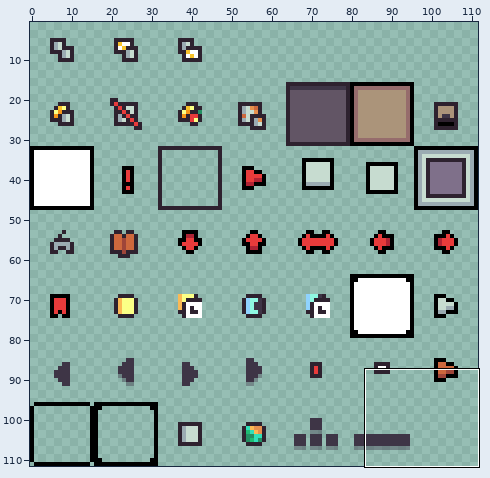
File history of a pixel-art file, Projects/TastyRoad/Assets/Sprites/canvas_UI.aseprite. The picture above shows the old version from afar; the outline marks the close-up.
Close-up. As it was:
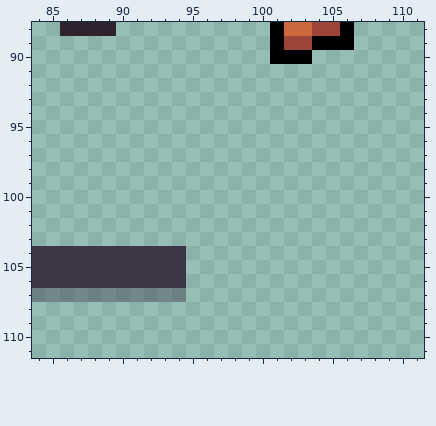
112x112 pixels, 1 frame. Shown: x 84..111, y 88..111. The wide view leaves out empty margins.
After:
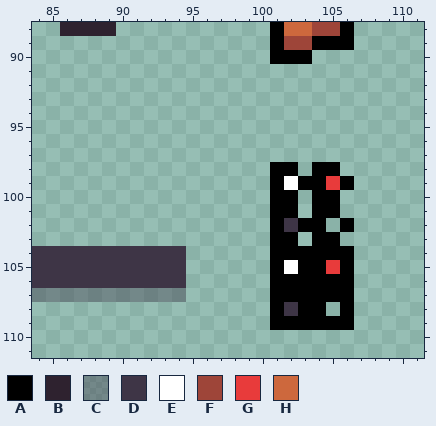
Palette (. is transparent): A #000000  B #2e222f  C #3e354664  D #3e3546  E #ffffff  F #9e4539  G #e83b3b  H #cd683d
Changes in this commit:
Layer "Layer 1":
y 98: x 101..102 .. -> AA; x 104..105 .. -> AA
y 99: x 101..106 ...... -> AEAAGA
y 100..101: x 101..102 .. -> AA; x 104..105 .. -> AA
y 102: x 101..104 .... -> ADAA; x 106 . -> A
y 103: x 101..102 .. -> AA; x 104..105 .. -> AA
y 104: x 101..106 ...... -> AAAAAA
y 105: x 101..106 ...... -> AEAAGA
y 106..107: x 101..106 ...... -> AAAAAA
y 108: x 101..104 .... -> ADAA; x 106 . -> A
y 109: x 101..106 ...... -> AAAAAA
